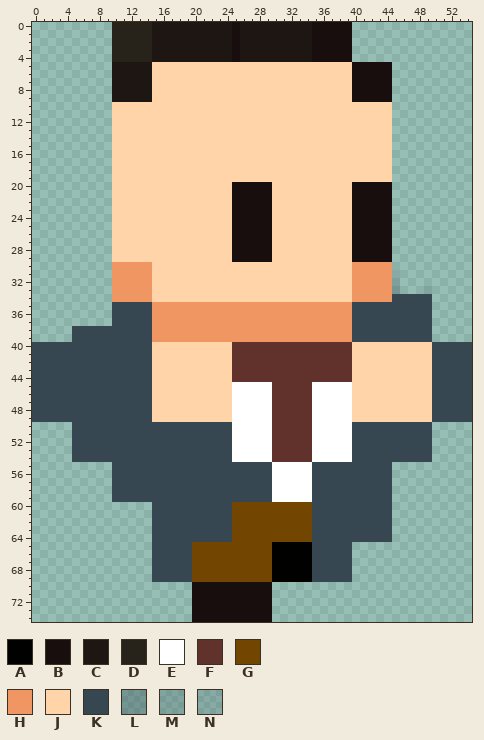
Two states of a sprite sheet, Images/ronaldus_jump_1.png. This is how it looked before the edit.
The file is 200x145 pixels. Pixels under 10% opacity are left out. Colours within 5 levels of each other are drawn and written as one. The old version is drawn lined up with the new one, on the new canvas.
Palette (. is transparent): A #010100  B #190e0e  C #1e1613  D #27221a  E #ffffff  F #61322c  G #724600  H #ef9662  J #ffd4a8  K #364751  L #36475158  M #36475137  N #36475128
The same view after the edit:
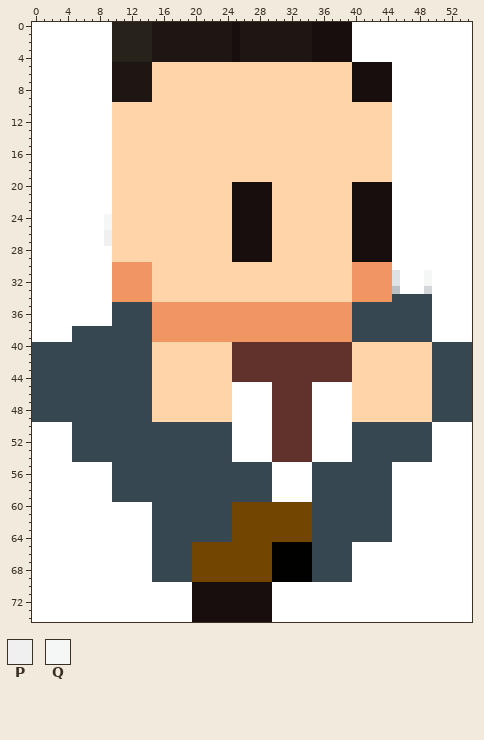
Colours new in this view: P #f1f0f0  Q #f5f6f6
What changed:
canvas 200x145 -> 55x75, the old top-left corner now at -55,-45 (the part of the old canvas that was cut away was empty and is not shown)
Colour L changes from #36475158 to #bac0c3.
Colour M changes from #36475137 to #d4d7d9.
Colour N changes from #36475128 to #dfe2e4.
The author put colour E in rows 0 to 4 at x 0 to 9 and 40 to 54; in rows 5 to 23 at x 0 to 9 and 45 to 54; in rows 24 to 27 at x 0 to 8 and 45 to 54; in rows 28 to 30 at x 0 to 9 and 45 to 54; in rows 31 to 33 at x 0 to 9, 46 to 48 and 50 to 54; in rows 34 to 37 at x 0 to 9 and 50 to 54.
The author put colour E in rows 38 to 39 at x 0 to 4 and 50 to 54; in rows 50 to 54 at x 0 to 4 and 50 to 54; in rows 55 to 59 at x 0 to 9 and 45 to 54; in rows 60 to 64 at x 0 to 14 and 45 to 54; in rows 65 to 69 at x 0 to 14 and 40 to 54; in rows 70 to 74 at x 0 to 19 and 30 to 54.
The author put colour P in rows 26 to 27 at x 9.
The author put colour Q in rows 24 to 25 at x 9; in rows 31 to 32 at x 49.
Changed places in both pictures, as pixel boxes (x1, y1, x2, y2):
added: (32, 22, 112, 342)
changed: (352, 22, 472, 342)
added: (32, 422, 192, 622)
added: (272, 422, 472, 622)
